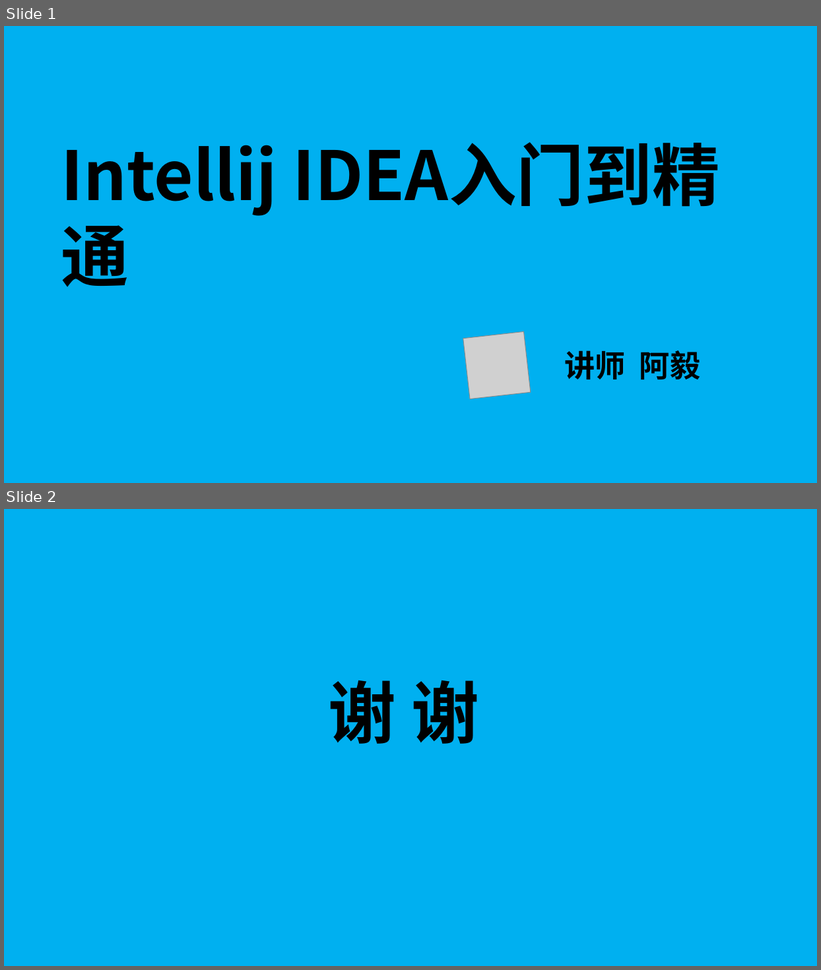
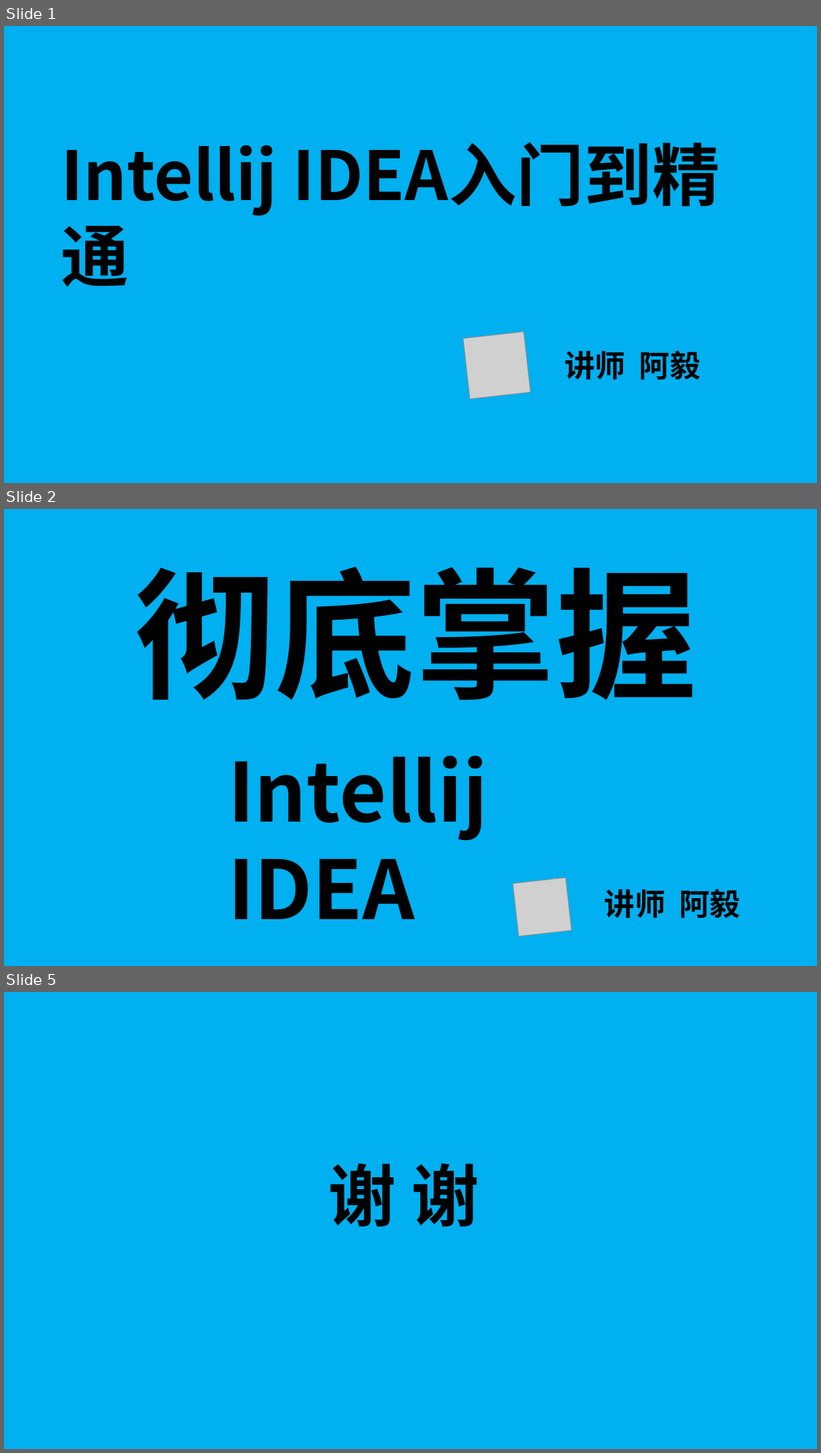
Before and after one commit to huangwenyi10/intellijidea-introduction-to-mastery, a slide deck: doc/Intellij IDEA入门到精通（初级篇）.pptx. Shown one above the other, each under a label of ours: slides 1 and 2 before the commit, slides 1, 2 and 5 after it; the slides between them are not shown. The pictures are 821x970 and 821x1453 pixels, drawn with LibreOffice and Linux fonts; fonts in the diff are those of the drawing; grey boxes stand for pictures. Boxes give left, top, right and bottom in pixels: in the first picture for what was removed or moved away, otherwise in the second. Text is boxed around its words. In the diff, an @@ line names an element or a change of style, - is before the commit and + after.

```diff
--- a/doc/Intellij IDEA入门到精通（初级篇）.pptx
+++ b/doc/Intellij IDEA入门到精通（初级篇）.pptx
@@ slide 2 added at box(4, 509, 817, 966), background #00B0F0 @@
@@ text added at box(135, 566, 697, 700), 166 pt, text #000000, bold @@
+彻底掌握
@@ text added at box(228, 756, 488, 920), 96 pt, text #000000, bold @@
+Intellij IDEA
@@ picture added at box(513, 878, 572, 936) @@
@@ text added at box(605, 889, 740, 918), 36 pt, text #000000, bold @@
+讲师 阿毅
@@ what was slide 2 is now slide 5 @@
```
Also in this commit, not shown: 2 other slides added, 1 other file.
